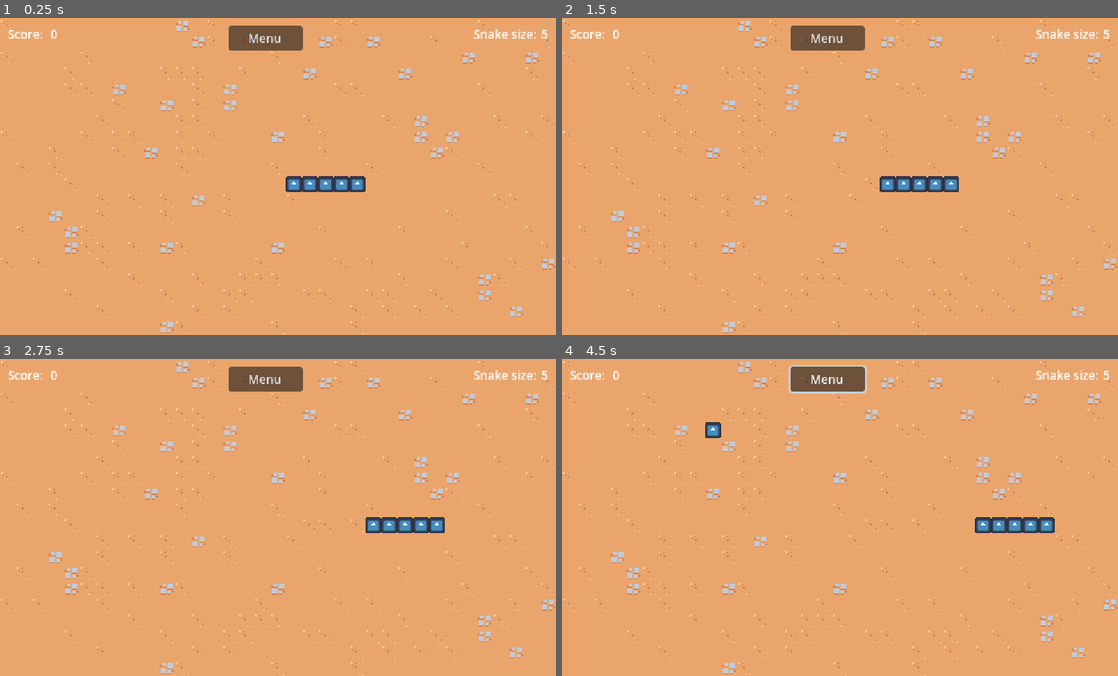
Above: before the commit, frames 1-4 (two rows, left to right).
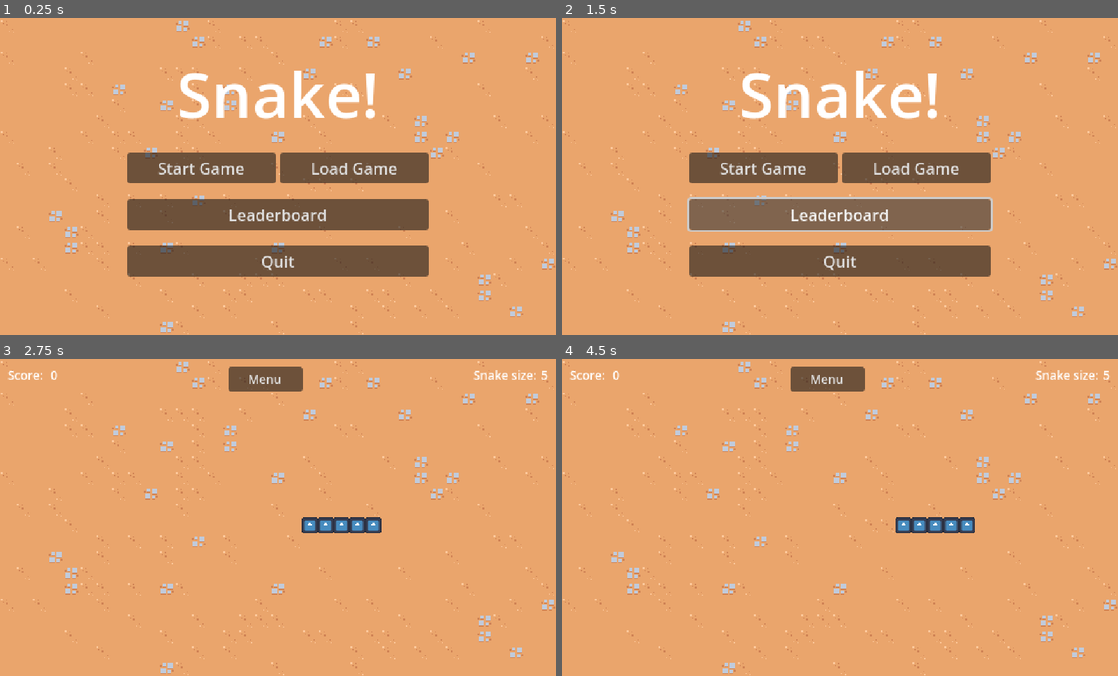
Above: after the commit, the same moments.

Repository: KaiRJ/snake
Game: Godot game, scene res://scenes/main/main.tscn
Two runs of this game, one before a commit and one after it. Both use one fixed random seed, a clock stepped at 60 frames per second and the inputs below. The engine's default icon, where the game draws it, is replaced by a stand-in: a white triangle on a blue panel in a dark square.
Inputs (mouse positions are in pixels of both pictures, inside the frame that each line leads up to):
- Up to frame 1 (0.25 s): no input
- Up to frame 2 (1.5 s): click (917, 166) at 0.5 s, where only the run after the commit has a clickable "Load Game"; click (840, 214) at 1.25 s, where only the run after the commit has a clickable "Leaderboard"
- Up to frame 3 (2.75 s): click (200, 507) at 2 s, where only the run after the commit has a clickable "Start Game"
- Up to frame 4 (4.5 s): click "Menu" at 2.75 s; click (840, 495) at 3.5 s, where only the run after the commit has a clickable "Resume"; hold Right (ui_right) from 4.28 s (still down)

The runs differ from the first frame. In frame 1, 20% of the frame differs, in the area x 1-99%, y 2-82%; in frame 2, 20%; in frame 3, 1.1%; in frame 4, 1.8%.

Commit message:
Add main menu and redo signalling to use GameEvents singleton

Diff:
--- /dev/null
+++ b/autoloads/GameEvents.gd
@@ -0,0 +1,10 @@
+extends Node
+##
+##
+##
+
+## This signal is used to signal that a new game is starting
+signal start_game
+
+## This signal is used to signal that the game has ended
+signal game_over
--- a/project.godot
+++ b/project.godot
@@ -17,7 +17,7 @@
 
 [autoload]
 
-GameEvents="*res://scenes/autoload/game_events.tscn"
+GameEvents="*res://autoloads/GameEvents.gd"
 
 [display]
 
--- a/scenes/autoload/game_events.gd
+++ /dev/null
@@ -1,12 +0,0 @@
-extends Node
-## This node controls the game wide events.
-
-
-## The game over screen
-@export var game_over_screen_scene: PackedScene
-
-
-## Instantiate the game over screen and add it to the tree
-func game_over():
-	var game_over_screen_scene_instance := game_over_screen_scene.instantiate()
-	get_tree().get_root().add_child(game_over_screen_scene_instance)
--- a/scenes/autoload/game_events.tscn
+++ /dev/null
@@ -1,8 +0,0 @@
-[gd_scene load_steps=3 format=3 uid="uid://bfo7ri1foksc2"]
-
-[ext_resource type="Script" uid="uid://rxw65hgqcbsv" path="res://scenes/autoload/game_events.gd" id="1_4uhj7"]
-[ext_resource type="PackedScene" uid="uid://3fylcjfjep4d" path="res://scenes/ui/game_over_screen/game_over_screen.tscn" id="2_6gn8h"]
-
-[node name="GameEvents" type="Node"]
-script = ExtResource("1_4uhj7")
-game_over_screen_scene = ExtResource("2_6gn8h")
--- a/scenes/items/item_resource/item_resource.gd
+++ b/scenes/items/item_resource/item_resource.gd
@@ -20,5 +20,5 @@
 
 
 ## This is the template function for an item to call when it is picked up.
-func apply_item(snake_manager: SnakeManager) -> void:
+func apply_item(_snake_manager: SnakeManager) -> void:
 	push_error("apply_item() not implemented for item: %s" % item_name)
--- /dev/null
+++ b/scenes/main/main.gd
@@ -0,0 +1,10 @@
+class_name MainScene
+extends Node
+
+
+func _ready() -> void:
+	# Hide UI elements
+	$InGameUI.visible = false
+	var main_menu_scene = load("res://scenes/ui/main_menu/main_menu.tscn")
+	var main_menu_instance = main_menu_scene.instantiate()
+	add_child(main_menu_instance)
--- a/scenes/main/main.tscn
+++ b/scenes/main/main.tscn
@@ -1,7 +1,8 @@
-[gd_scene load_steps=8 format=4 uid="uid://dk6ca2tumgk3g"]
+[gd_scene load_steps=9 format=4 uid="uid://dk6ca2tumgk3g"]
 
 [ext_resource type="PackedScene" uid="uid://bv6cjio1alre7" path="res://scenes/ui/in_game_ui/in_game_ui.tscn" id="1_hujxm"]
 [ext_resource type="TileSet" uid="uid://byqmihc3uylv6" path="res://resources/tileset.tres" id="1_iuonh"]
+[ext_resource type="Script" uid="uid://bg1g05tn82u7k" path="res://scenes/main/main.gd" id="1_yyfjg"]
 [ext_resource type="PackedScene" uid="uid://37v6ted0rt2t" path="res://scenes/map_bounds/map_bounds.tscn" id="2_6q06x"]
 [ext_resource type="PackedScene" uid="uid://bw4kbwucl4nci" path="res://scenes/item_manager/item_manager.tscn" id="2_k2fmo"]
 [ext_resource type="PackedScene" uid="uid://ckuxxn8xk07ap" path="res://scenes/snake_manager/snake_manager.tscn" id="3_k2fmo"]
@@ -9,6 +10,7 @@
 [ext_resource type="Resource" uid="uid://cyohq73so5pn5" path="res://scenes/items/item_resource/growth_item/growth_resource.tres" id="5_yyfjg"]
 
 [node name="Main" type="Node"]
+script = ExtResource("1_yyfjg")
 
 [node name="InGameUI" parent="." node_paths=PackedStringArray("item_manager", "snake_manager") instance=ExtResource("1_hujxm")]
 item_manager = NodePath("../ItemManager")
@@ -26,6 +28,6 @@
 min_spawn_time = 3
 max_spawn_time = 5
 
-[node name="SnakeManager" parent="." node_paths=PackedStringArray("tile_map_layer") instance=ExtResource("3_k2fmo")]
-tile_map_layer = NodePath("../TileMapLayer")
+[node name="SnakeManager" parent="." node_paths=PackedStringArray("tile_map") instance=ExtResource("3_k2fmo")]
+tile_map = NodePath("../TileMapLayer")
 init_size = 5
--- a/scenes/map_bounds/map_bounds.gd
+++ b/scenes/map_bounds/map_bounds.gd
@@ -4,4 +4,4 @@
 ## When the snake enters the map bounds call the game over function.
 func _on_area_entered(area: Area2D) -> void:
 	if area.get_parent() is SnakeBody:
-		GameEvents.game_over()
+		GameEvents.game_over.emit()
--- a/scenes/snake_body/snake_body.gd
+++ b/scenes/snake_body/snake_body.gd
@@ -36,4 +36,4 @@
 func _on_area_entered(area: Area2D):
 	if area.get_parent() is SnakeBody:
 		if (isHead): # to make sure game over is only called once
-			GameEvents.game_over()
+			GameEvents.game_over.emit()
--- a/scenes/snake_manager/snake_manager.gd
+++ b/scenes/snake_manager/snake_manager.gd
@@ -6,14 +6,14 @@
 ## the game.
 ##
 
+## The tile map the snake is moving in
+@export var tile_map: TileMapLayer
+
+## Initial snake size
+@export var init_size: int
+
 ## The snake body scene
 @export var snake_body: PackedScene
-
-## The TileMapLayer the snake is moving in
-@export var tile_map_layer: TileMapLayer
-
-## The starting size of the snake
-@export var init_size := 3
 
 ## Dictionary for the directions for player input
 const DIRECTIONS = {"ui_up"   : Vector2i.UP,
@@ -28,7 +28,7 @@
 var move_tail := true
 
 ## Size of the tiles used in TILE_MAP
-var _tile_size: Vector2i
+var _step_size: Vector2i
 
 ## The current rotation of the snake in radians
 var _current_rotation := 0.0
@@ -36,41 +36,13 @@
 ## The current direction of the snake
 var _current_direction := Vector2i.RIGHT
 
-## New direction set by player
+## New direction set by player (gets checked at timer end)
 var _new_direction: Vector2i
 
 
 func _ready() -> void:
-	# Connect timer signal
-	$MovementTimer.timeout.connect(_on_movement_timer_timeout)
-
-	if !tile_map_layer:
-		# TODO should error out
-		return
-
-	# Get tile width (assuming squares)
-	_tile_size = tile_map_layer.tile_set.tile_size
-
-	# Get dimensions of tile map layer
-	var tm_rect := tile_map_layer.get_used_rect()
-	var tm_origin := tm_rect.position
-	var tm_size := tm_rect.size
-
-	# Set the initial position to center (plus offset of sprite)
-	# TODO bound to be a better way of doing this (and combine it with the item_manager)
-	# maybe a global?
-	var center = _tile_size * (tm_size/2)
-	var offset = _tile_size/2
-	global_position = tm_origin + center + offset
-
-	# Need an initial new direction
-	_new_direction = _current_direction
-
-	# Instantiate a new snake body part and make it a head
-	for i in range(init_size):
-		var new_head := snake_body.instantiate() as SnakeBody
-		$Body.add_child(new_head)
-		move_part_to_front(new_head)
+	GameEvents.start_game.connect(_on_start_game_signal)
+	GameEvents.game_over.connect(_on_game_over_signal)
 
 
 func _physics_process(_delta: float) -> void:
@@ -113,7 +85,7 @@
 	# initialise new head infront of the hold one
 	new_head.make_head()
 	new_head.rotation = _current_rotation # Same rotation as the head
-	new_head.global_position = origin + (_current_direction * _tile_size)
+	new_head.global_position = origin + (_current_direction * _step_size)
 	snake_body_parts.push_front(new_head)
 
 
@@ -131,3 +103,33 @@
 
 	move_part_to_front(new_head)
 	move_tail = true
+
+
+func _on_start_game_signal():
+	print("statring gmae")
+	# Get dimensions of tile map layer
+	var tm_tile_size = tile_map.tile_set.tile_size
+	var tm_rect = tile_map.get_used_rect()
+	var tm_origin = tm_rect.position
+	var tm_size = tm_rect.size
+	var center = tm_origin + (tm_tile_size * (tm_size/2)) + tm_tile_size/2
+
+	# Set new default values
+	_step_size = tm_tile_size
+	global_position = center
+	_new_direction = Vector2i.RIGHT
+	_current_direction = Vector2i.RIGHT
+
+	# Instantiate a new snake body part and make it a head
+	for i in range(init_size):
+		var new_head := snake_body.instantiate() as SnakeBody
+		$Body.add_child(new_head)
+		move_part_to_front(new_head)
+
+	# Start timer with new speed
+	$MovementTimer.start(0.5)
+
+
+func _on_game_over_signal():
+	pass
+	#snake_body_parts.clear()
--- a/scenes/snake_manager/snake_manager.tscn
+++ b/scenes/snake_manager/snake_manager.tscn
@@ -8,7 +8,7 @@
 snake_body = ExtResource("2_t4wjm")
 
 [node name="MovementTimer" type="Timer" parent="."]
-wait_time = 0.5
-autostart = true
 
 [node name="Body" type="Node" parent="."]
+
+[connection signal="timeout" from="MovementTimer" to="." method="_on_movement_timer_timeout"]
--- a/scenes/ui/game_over_screen/game_over_screen.gd
+++ /dev/null
@@ -1,23 +0,0 @@
-class_name GameOverScreen
-extends CanvasLayer
-## The game over screen scene for prompting the player to restart/quit.
-##
-## This scene pauses the game and shows the player the game over screen, which
-## they can interact with.
-##
-
-
-func _ready() -> void:
-	get_tree().paused = true
-	$%RestartButton.pressed.connect(_on_restart_button_pressed)
-	$%QuitButton.pressed.connect(_on_quit_button_pressed)
-
-
-func _on_restart_button_pressed():
-	get_tree().change_scene_to_file("res://scenes/main/main.tscn")
-	get_tree().paused = false
-	queue_free()
-
-
-func _on_quit_button_pressed():
-	get_tree().quit()
--- /dev/null
+++ b/scenes/ui/in_game_menu/in_game_menu.gd
@@ -0,0 +1,35 @@
+class_name InGameMenu
+extends CanvasLayer
+## The in game menu scene for prompting the player to resume, restart, and quit.
+##
+## This scene pauses the game and shows the player the in game menu, which
+## they can interact with.
+##
+
+func _ready() -> void:
+	get_tree().paused = true;
+
+
+## Set the resume button to be visable and the label for the in game menu.
+func make_in_game_menu() -> void:
+	$%Label.text = "Main Menu"
+	$%ResumeButton.visible = true
+
+
+## Set the resume button to be invisable and the label for the game over menu.
+func make_game_over_menu() -> void:
+	$%Label.text = "Game Over!"
+	$%ResumeButton.visible = false
+
+
+func _on_resume_button_pressed():
+	get_tree().paused = false;
+	queue_free()
+
+
+func _on_restart_button_pressed():
+	get_tree().change_scene_to_file("res://scenes/main/main.tscn")
+
+
+func _on_quit_button_pressed():
+	get_tree().quit()
--- a/scenes/ui/game_over_screen/game_over_screen.tscn
+++ b/scenes/ui/in_game_menu/in_game_menu.tscn
@@ -1,10 +1,10 @@
 [gd_scene load_steps=2 format=3 uid="uid://3fylcjfjep4d"]
 
-[ext_resource type="Script" uid="uid://cqsorbwue5oka" path="res://scenes/ui/game_over_screen/game_over_screen.gd" id="1_dnrai"]
+[ext_resource type="Script" uid="uid://cqsorbwue5oka" path="res://scenes/ui/in_game_menu/in_game_menu.gd" id="1_wk176"]
 
-[node name="GameOverScreen" type="CanvasLayer"]
+[node name="InGameMenu" type="CanvasLayer"]
 process_mode = 3
-script = ExtResource("1_dnrai")
+script = ExtResource("1_wk176")
 
 [node name="PanelContainer" type="PanelContainer" parent="."]
 anchors_preset = 8
@@ -32,8 +32,14 @@
 size_flags_vertical = 4
 
 [node name="Label" type="Label" parent="PanelContainer/MarginContainer/VBoxContainer"]
+unique_name_in_owner = true
 layout_mode = 2
-text = "Game Over!"
+text = "Main Menu"
+
+[node name="ResumeButton" type="Button" parent="PanelContainer/MarginContainer/VBoxContainer"]
+unique_name_in_owner = true
+layout_mode = 2
+text = "Resume"
 
 [node name="RestartButton" type="Button" parent="PanelContainer/MarginContainer/VBoxContainer"]
 unique_name_in_owner = true
@@ -45,3 +51,7 @@
 layout_mode = 2
 text = "Quit
 "
+
+[connection signal="pressed" from="PanelContainer/MarginContainer/VBoxContainer/ResumeButton" to="." method="_on_resume_button_pressed"]
+[connection signal="pressed" from="PanelContainer/MarginContainer/VBoxContainer/RestartButton" to="." method="_on_restart_button_pressed"]
+[connection signal="pressed" from="PanelContainer/MarginContainer/VBoxContainer/QuitButton" to="." method="_on_quit_button_pressed"]
--- a/scenes/ui/in_game_ui/in_game_ui.gd
+++ b/scenes/ui/in_game_ui/in_game_ui.gd
@@ -1,8 +1,12 @@
+class_name InGameUI
 extends CanvasLayer
 ## In game UI to display the score, game size, and menu button.
 ##
 ## TODO
 ##
+
+## Reference to the item manager scene to get the score in the game.
+@export var in_game_menu: PackedScene
 
 ## Reference to the item manager scene to get the score in the game.
 @export var item_manager: ItemManager
@@ -17,6 +21,11 @@
 @onready var score_label = $%Score
 
 
+func _ready() -> void:
+	GameEvents.start_game.connect(_on_start_game_signal)
+	GameEvents.game_over.connect(_on_game_over_signal)
+
+
 func _process(_delta: float) -> void:
 	if item_manager == null:
 		return
@@ -25,3 +34,21 @@
 	if snake_manager == null:
 		return
 	snake_size_label.text = str(snake_manager.snake_body_parts.size())
+
+
+func _on_menu_button_pressed() -> void:
+	var in_game_menu_instance = in_game_menu.instantiate() as InGameMenu
+	in_game_menu_instance.make_in_game_menu()
+	add_child(in_game_menu_instance)
+
+
+func _on_start_game_signal() -> void:
+	visible = true
+
+
+func _on_game_over_signal() -> void:
+	print("Game over")
+	var in_game_menu_instance = in_game_menu.instantiate() as InGameMenu
+	in_game_menu_instance.make_game_over_menu()
+	add_child(in_game_menu_instance)
+	visible = false
--- a/scenes/ui/in_game_ui/in_game_ui.tscn
+++ b/scenes/ui/in_game_ui/in_game_ui.tscn
@@ -1,9 +1,11 @@
-[gd_scene load_steps=2 format=3 uid="uid://bv6cjio1alre7"]
+[gd_scene load_steps=3 format=3 uid="uid://bv6cjio1alre7"]
 
 [ext_resource type="Script" uid="uid://ceak41mddtetv" path="res://scenes/ui/in_game_ui/in_game_ui.gd" id="1_nopjh"]
+[ext_resource type="PackedScene" uid="uid://3fylcjfjep4d" path="res://scenes/ui/in_game_menu/in_game_menu.tscn" id="2_rakhe"]
 
 [node name="InGameUI" type="CanvasLayer"]
 script = ExtResource("1_nopjh")
+in_game_menu = ExtResource("2_rakhe")
 
 [node name="MarginContainer" type="MarginContainer" parent="."]
 anchors_preset = 15
@@ -40,6 +42,7 @@
 size_flags_vertical = 0
 
 [node name="MenuButton" type="Button" parent="MarginContainer/HBoxContainer"]
+unique_name_in_owner = true
 custom_minimum_size = Vector2(75, 0)
 layout_mode = 2
 size_flags_vertical = 0
@@ -65,3 +68,5 @@
 size_flags_vertical = 0
 theme_override_font_sizes/font_size = 12
 text = "0"
+
+[connection signal="pressed" from="MarginContainer/HBoxContainer/MenuButton" to="." method="_on_menu_button_pressed"]
--- /dev/null
+++ b/scenes/ui/main_menu/main_menu.gd
@@ -0,0 +1,23 @@
+class_name MainMenu
+extends CanvasLayer
+
+
+func _ready() -> void:
+	get_tree().paused = true;
+
+func _on_start_game_button_pressed() -> void:
+	GameEvents.start_game.emit()
+	get_tree().paused = false;
+	queue_free()
+
+
+func _on_load_game_button_pressed() -> void:
+	pass # Replace with function body.
+
+
+func _on_leaderboard_button_pressed() -> void:
+	pass # Replace with function body.
+
+
+func _on_quit_button_pressed() -> void:
+	get_tree().quit()
--- /dev/null
+++ b/scenes/ui/main_menu/main_menu.tscn
@@ -0,0 +1,56 @@
+[gd_scene load_steps=2 format=3 uid="uid://cxj0741v35slf"]
+
+[ext_resource type="Script" uid="uid://d3fpkf8yev0hq" path="res://scenes/ui/main_menu/main_menu.gd" id="1_1ch07"]
+
+[node name="MainMenu" type="CanvasLayer"]
+process_mode = 3
+script = ExtResource("1_1ch07")
+
+[node name="MarginContainer" type="MarginContainer" parent="."]
+anchors_preset = 15
+anchor_right = 1.0
+anchor_bottom = 1.0
+grow_horizontal = 2
+grow_vertical = 2
+theme_override_constants/margin_left = 128
+theme_override_constants/margin_top = 32
+theme_override_constants/margin_right = 128
+theme_override_constants/margin_bottom = 32
+
+[node name="VBoxContainer" type="VBoxContainer" parent="MarginContainer"]
+layout_mode = 2
+theme_override_constants/separation = 16
+
+[node name="Title" type="Label" parent="MarginContainer/VBoxContainer"]
+layout_mode = 2
+theme_override_font_sizes/font_size = 64
+text = "Snake!"
+horizontal_alignment = 1
+
+[node name="HBoxContainer" type="HBoxContainer" parent="MarginContainer/VBoxContainer"]
+layout_mode = 2
+
+[node name="StartGameButton" type="Button" parent="MarginContainer/VBoxContainer/HBoxContainer"]
+layout_mode = 2
+size_flags_horizontal = 3
+size_flags_vertical = 0
+text = "Start Game"
+
+[node name="LoadGameButton" type="Button" parent="MarginContainer/VBoxContainer/HBoxContainer"]
+layout_mode = 2
+size_flags_horizontal = 3
+size_flags_vertical = 0
+text = "Load Game"
+
+[node name="LeaderboardButton" type="Button" parent="MarginContainer/VBoxContainer"]
+layout_mode = 2
+text = "Leaderboard"
+
+[node name="QuitButton" type="Button" parent="MarginContainer/VBoxContainer"]
+layout_mode = 2
+text = "Quit"
+
+[connection signal="pressed" from="MarginContainer/VBoxContainer/HBoxContainer/StartGameButton" to="." method="_on_start_game_button_pressed"]
+[connection signal="pressed" from="MarginContainer/VBoxContainer/HBoxContainer/LoadGameButton" to="." method="_on_load_game_button_pressed"]
+[connection signal="pressed" from="MarginContainer/VBoxContainer/LeaderboardButton" to="." method="_on_leaderboard_button_pressed"]
+[connection signal="pressed" from="MarginContainer/VBoxContainer/QuitButton" to="." method="_on_quit_button_pressed"]
Not shown, added: autoloads/GameEvents.gd.uid
Not shown, removed: scenes/autoload/game_events.gd.uid
Not shown, added: scenes/main/main.gd.uid
Renamed: scenes/ui/game_over_screen/game_over_screen.gd.uid -> scenes/ui/in_game_menu/game_over_menu.gd.uid
Not shown, added: scenes/ui/in_game_menu/in_game_menu.gd.uid
Not shown, added: scenes/ui/main_menu/main_menu.gd.uid
